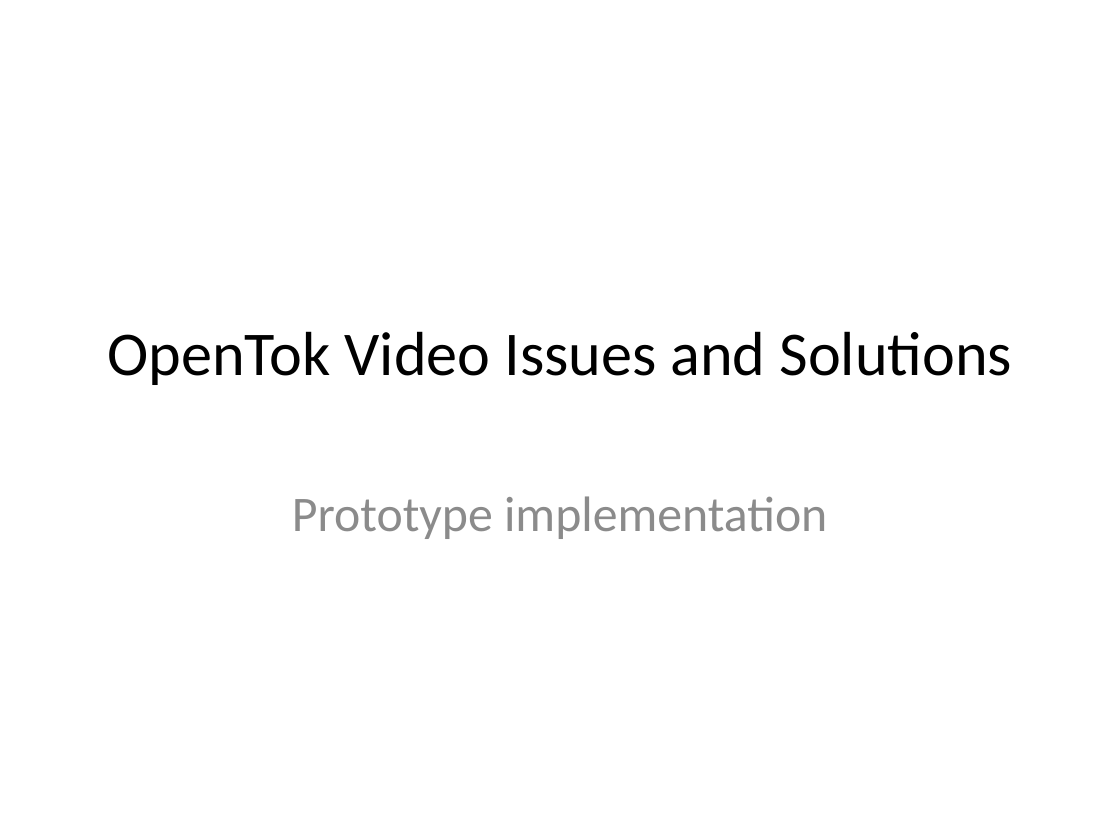
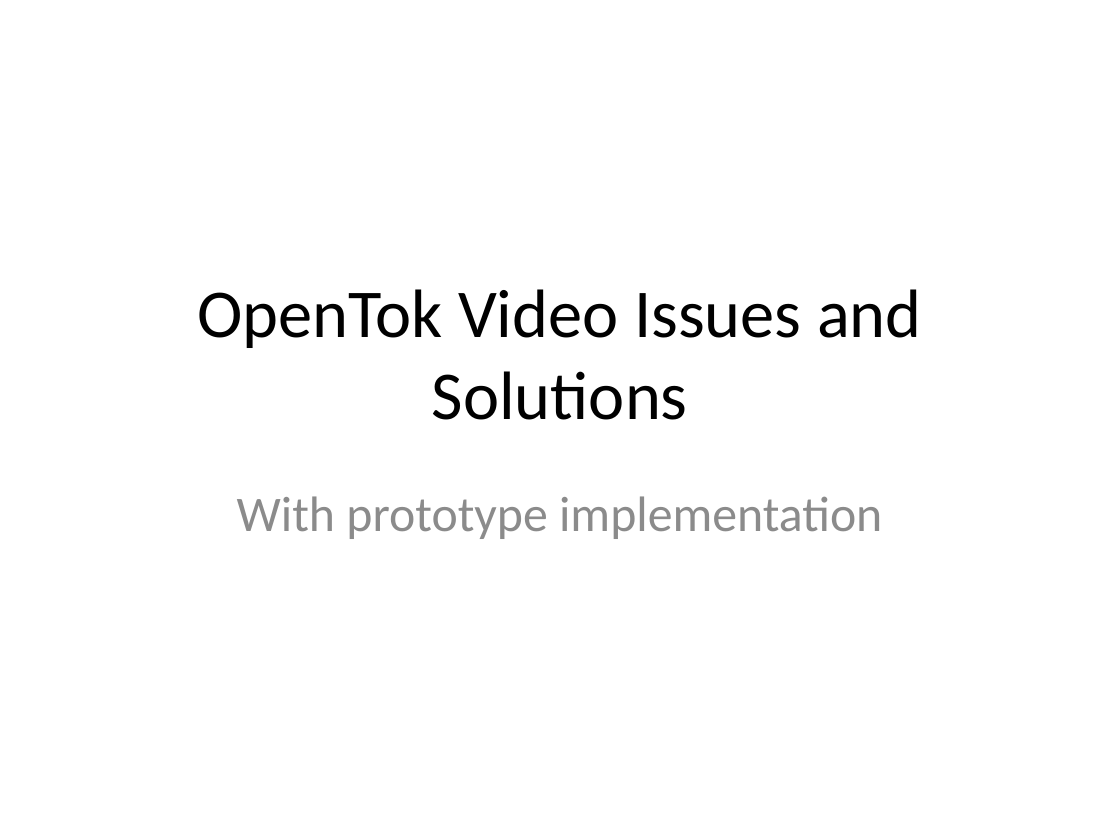
Before and after one commit to LukeZhao/misc, a slide deck: slide 1 of opentokvideofix/OpenTok Issues and Solutions.pptx. Drawn at 1120x840 pixels with LibreOffice and Linux fonts; fonts in the diff are those of the drawing. Boxes give left, top, right and bottom in pixels: in the first picture for what was removed or moved away, otherwise in the second. Text is boxed around its words. In the diff, an @@ line names an element or a change of style, - is before the commit and + after.

Commit message:
file

```diff
--- a/opentokvideofix/OpenTok Issues and Solutions.pptx
+++ b/opentokvideofix/OpenTok Issues and Solutions.pptx
@@ title "OpenTok Video Issues and Solutions" at <box>197,289,922,420</box>: size 40 to 44 pt @@
@@ subtitle at <box>237,496,882,539</box>: text changed @@
-Prototype implementation
+With prototype implementation
```
